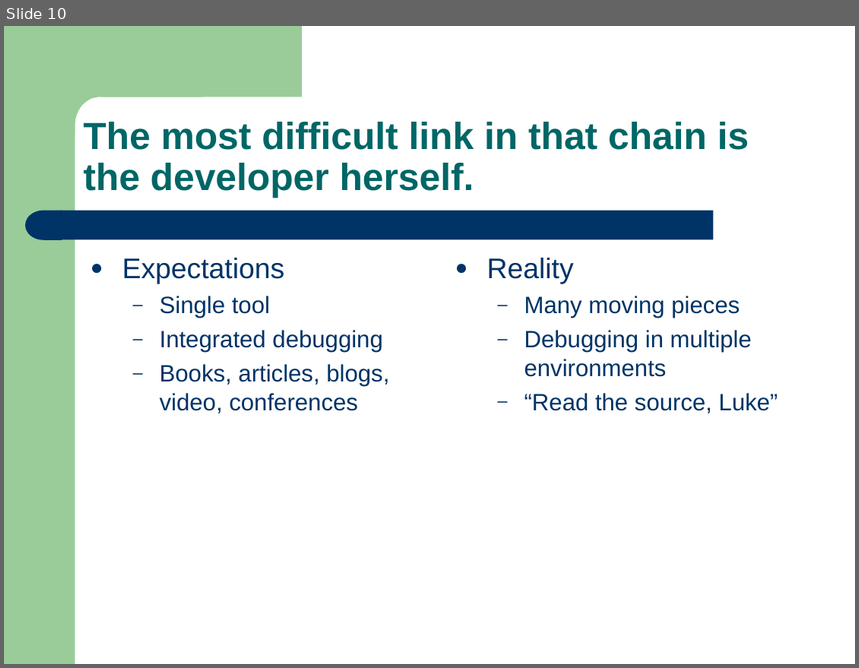
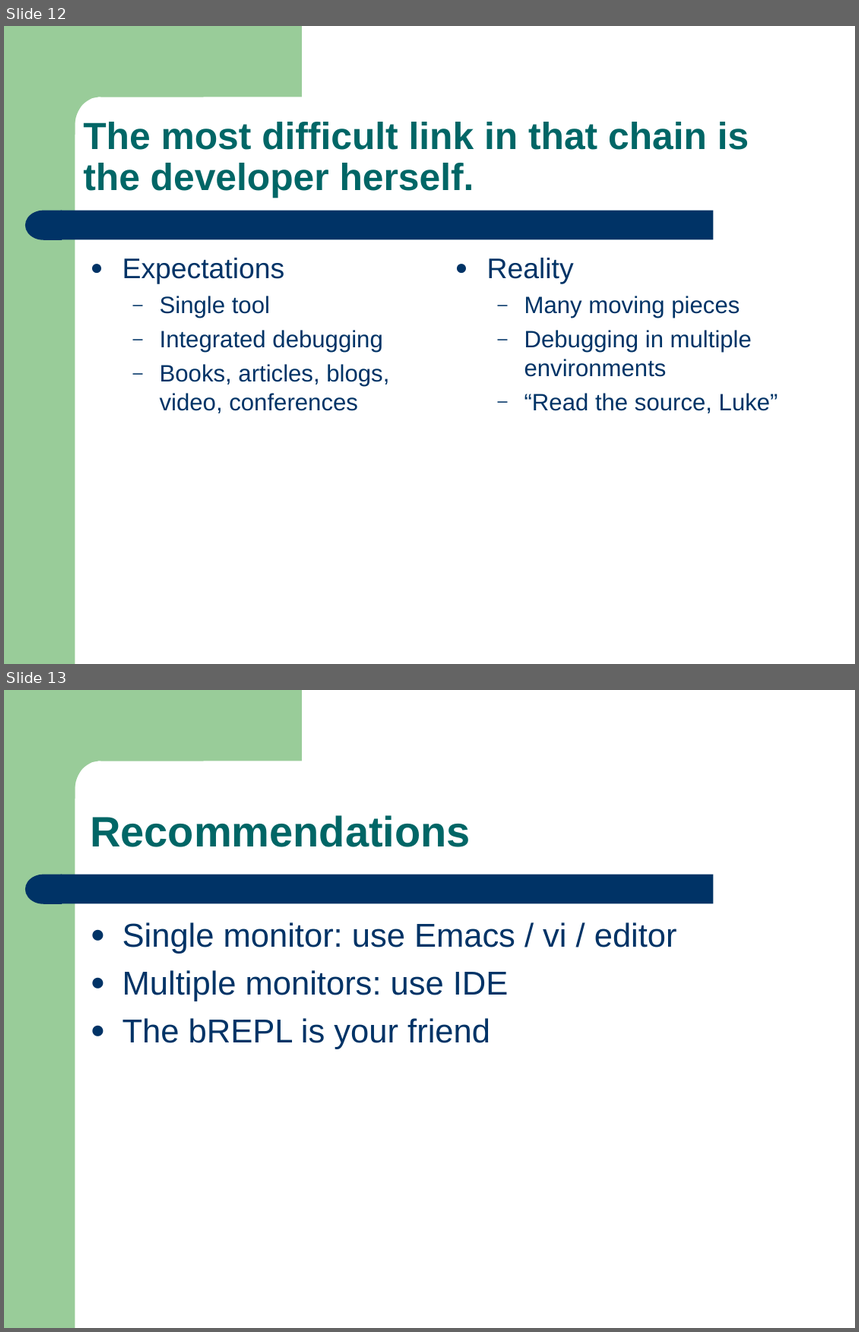
Before and after one commit to mrwizard82d1/yctiam, a slide deck: yctiam.ppt. Shown one above the other, each under a label of ours: slide 10 before the commit, slides 12 and 13 after it. The pictures are 859x668 and 859x1332 pixels, drawn with LibreOffice and Linux fonts; fonts in the diff are those of the drawing. Boxes give left, top, right and bottom in pixels: in the first picture for what was removed or moved away, otherwise in the second. Text is boxed around its words. In the diff, an @@ line names an element or a change of style, - is before the commit and + after.

```diff
--- a/yctiam.ppt
+++ b/yctiam.ppt
@@ slide 13 added at (x1=4, y1=690, x2=855, y2=1328), background #FFFFFF; not listed: 4 template elements that a slide beside it also shows @@
@@ text added at (x1=90, y1=815, x2=471, y2=847), 36 pt, text #006666, bold @@
+Recommendations
@@ text added at (x1=123, y1=923, x2=677, y2=1049), 28 pt, text #003366 @@
+● Single monitor: use Emacs / vi / editor
+● Multiple monitors: use IDE
+● The bREPL is your friend
@@ what was slide 10 is now slide 12 @@
```
Also in this commit, not shown: 2 slides changed, 2 other slides added.
